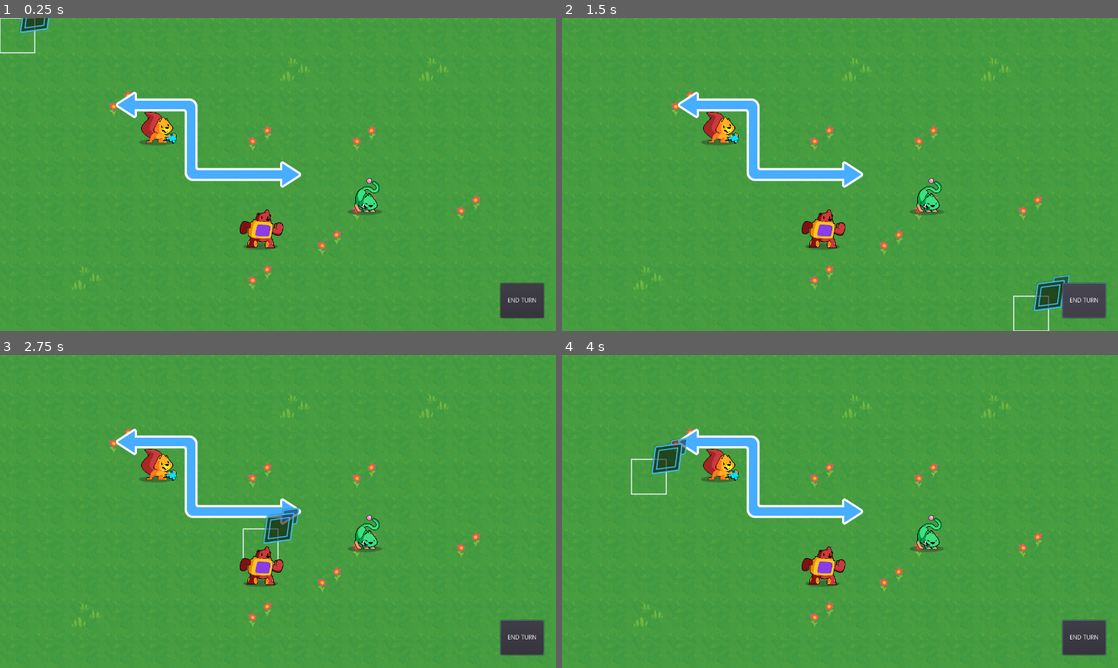
Above: before the commit, frames 1-4 (two rows, left to right).
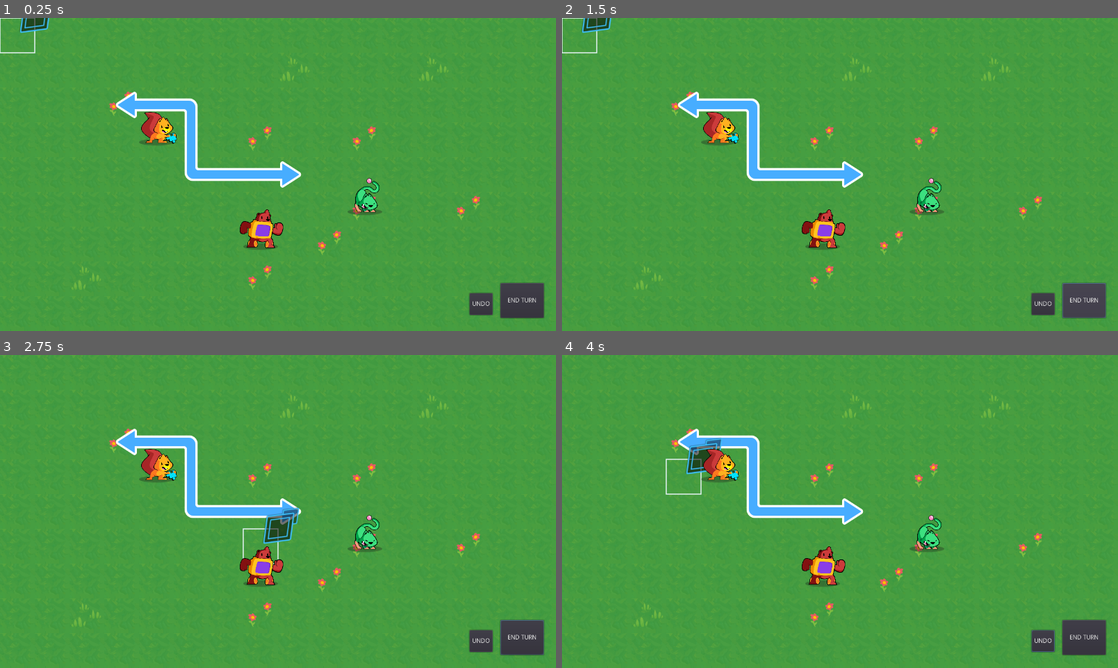
Above: after the commit, the same moments.

Repository: quaaludefood/lorelockers
Game: Godot game, scene res://Main.tscn
Two runs of this game, one before a commit and one after it. Both use one fixed random seed, a clock stepped at 60 frames per second and the inputs below.
Inputs (mouse positions are in pixels of both pictures, inside the frame that each line leads up to):
- Up to frame 1 (0.25 s): no input
- Up to frame 2 (1.5 s): click (1045, 302) at 0.5 s, where only the run after the commit has a clickable "UNDO"; click "END TURN" at 1.25 s
- Up to frame 3 (2.75 s): tap Enter (ui_accept) at 2, 2.27 s; move the mouse to (250, 574) at 2.02 s; press the mouse at (250, 574) at 2.03 s; hold Up (ui_up) from 2.03 s (still down)
- Up to frame 4 (4 s): tap Enter (ui_accept) at 2.75, 3.02, 3.5 s; move the mouse to (1006, 558) at 2.77 s; release the mouse at (1006, 558) at 2.78 s; click (1006, 558) at 2.85 s; move the mouse to (673, 464) at 3.52 s; release Up (ui_up) at 3.53 s; press the mouse at (673, 464) at 3.53 s; hold Left (ui_left) from 3.53 s (still down)

The runs differ from the first frame. In frame 1, 0.3% of the frame differs, in the area x 84-89%, y 87-96%; in frame 2, 1.0%; in frame 3, 0.3%; in frame 4, 1.4%, in the area x 12-98%, y 26-96%.
Error before the commit: Trying to assign value of type 'Node' to a variable of type 'Node2D'. (res://CombatAction/CombatAction.gd:5)
Error after the commit: Trying to assign value of type 'Node' to a variable of type 'Node2D'. (res://UserInterface/EndTurnButton.gd:4)

Commit message:
Undo button now working
Signed-off-by: plxpm5@gmail.com <philippa@thefusionworks.com>

Diff:
--- a/CombatAction/CombatAction.gd
+++ b/CombatAction/CombatAction.gd
@@ -3,19 +3,19 @@
 extends Node
 
 onready var rootnode: Node2D = get_tree().root.get_child(0)
-onready var gameboard: GameBoard = rootnode.get_node("GameBoard")
+#onready var gameboard: GameBoard = rootnode.get_node("GameBoard")
 
 var _friendly_units := []
 var _enemy_units := []
 
 
 # Called when the node enters the scene tree for the first time.
-func _ready() -> void:
-		for object in gameboard.get_children():
-			if object.is_class("Path2D"):
-				if object.is_friendly:
-					_friendly_units.append(object)
-				else:
-					_enemy_units.append(object)
+#func _ready() -> void:
+#		for object in gameboard.get_children():
+#			if object.is_class("Path2D"):
+#				if object.is_friendly:
+#					_friendly_units.append(object)
+#				else:
+#					_enemy_units.append(object)
 
 	#print("Number of friendly units: ", len(_friendly_units))
--- a/GameBoard/GameBoard.gd
+++ b/GameBoard/GameBoard.gd
@@ -12,15 +12,26 @@
 ## Mapping of coordinates of a cell to a reference to the unit it contains.
 var _units := {}
 var _active_unit: Unit
+var _last_moved_unit: Unit
+var _active_unit_starting_position :=  Vector2.ZERO
 var _walkable_cells := []
 
 onready var _unit_overlay: UnitOverlay = $UnitOverlay
 onready var _unit_path: UnitPath = $UnitPath
+onready var _undobutton: Button = get_node("../../UserInterface/UndoButton")
 
 
 func _ready() -> void:
 	_reinitialize()
+	_undobutton.connect("undo_pressed", self, "undo_move")
 
+func undo_move()-> void:
+
+	_units.erase(_last_moved_unit.cell)
+	_last_moved_unit.position = _active_unit_starting_position
+	_last_moved_unit.cell = grid.calculate_grid_coordinates(_active_unit_starting_position)
+	_last_moved_unit.set_can_move(true)
+	_units[_last_moved_unit.cell] = _last_moved_unit
 
 func _unhandled_input(event: InputEvent) -> void:
 	if _active_unit and event.is_action_pressed("ui_cancel"):
@@ -43,6 +54,7 @@
 ## Returns an array of cells a given unit can walk using the flood fill algorithm.
 func get_walkable_cells(unit: Unit) -> Array:
 	var array := []
+	print(" get_walkable_cells - unit can move" , unit.can_move)
 	if unit.can_move:
 		array = _flood_fill(unit.cell, unit.move_range)
 	else:
@@ -96,6 +108,9 @@
 	if is_occupied(new_cell) or not new_cell in _walkable_cells:
 		return
 	# warning-ignore:return_value_discarded
+
+	_active_unit_starting_position = grid.calculate_map_position(_active_unit.cell)
+	_last_moved_unit = _active_unit
 	_units.erase(_active_unit.cell)
 	_units[new_cell] = _active_unit
 	_deselect_active_unit()
--- a/Main.tscn
+++ b/Main.tscn
@@ -35,24 +35,26 @@
 
 [node name="Map" parent="." instance=ExtResource( 10 )]
 
-[node name="GameBoard" type="YSort" parent="."]
+[node name="UserInterface" parent="." instance=ExtResource( 11 )]
+
+[node name="GameBoard" type="YSort" parent="UserInterface"]
 script = ExtResource( 3 )
 grid = ExtResource( 4 )
 
-[node name="UnitOverlay" parent="GameBoard" instance=ExtResource( 5 )]
+[node name="UnitOverlay" parent="UserInterface/GameBoard" instance=ExtResource( 5 )]
 
-[node name="UnitPath" parent="GameBoard" instance=ExtResource( 6 )]
+[node name="UnitPath" parent="UserInterface/GameBoard" instance=ExtResource( 6 )]
 
-[node name="Cursor" parent="GameBoard" instance=ExtResource( 1 )]
+[node name="Cursor" parent="UserInterface/GameBoard" instance=ExtResource( 1 )]
 
-[node name="Squirrel" parent="GameBoard" instance=ExtResource( 2 )]
+[node name="Squirrel" parent="UserInterface/GameBoard" instance=ExtResource( 2 )]
 position = Vector2( 355.298, 298.556 )
 curve = SubResource( 3 )
 skin = ExtResource( 7 )
 move_range = 5
 skin_offset = Vector2( 6, 17 )
 
-[node name="Cat" parent="GameBoard" instance=ExtResource( 2 )]
+[node name="Cat" parent="UserInterface/GameBoard" instance=ExtResource( 2 )]
 position = Vector2( 850.293, 412.465 )
 curve = SubResource( 2 )
 skin = ExtResource( 9 )
@@ -60,16 +62,14 @@
 skin_offset = Vector2( 5, 12 )
 is_friendly = false
 
-[node name="Bear" parent="GameBoard" instance=ExtResource( 2 )]
+[node name="Bear" parent="UserInterface/GameBoard" instance=ExtResource( 2 )]
 position = Vector2( 600, 480 )
 curve = SubResource( 1 )
 skin = ExtResource( 8 )
 move_range = 3
 skin_offset = Vector2( 2, 9 )
 
-[node name="CombatAction" parent="GameBoard" instance=ExtResource( 12 )]
+[node name="CombatAction" parent="UserInterface/GameBoard" instance=ExtResource( 12 )]
 
-[node name="UserInterface" parent="." instance=ExtResource( 11 )]
-
-[connection signal="accept_pressed" from="GameBoard/Cursor" to="GameBoard" method="_on_Cursor_accept_pressed"]
-[connection signal="moved" from="GameBoard/Cursor" to="GameBoard" method="_on_Cursor_moved"]
+[connection signal="accept_pressed" from="UserInterface/GameBoard/Cursor" to="UserInterface/GameBoard" method="_on_Cursor_accept_pressed"]
+[connection signal="moved" from="UserInterface/GameBoard/Cursor" to="UserInterface/GameBoard" method="_on_Cursor_moved"]
--- a/Units/Unit.gd
+++ b/Units/Unit.gd
@@ -29,16 +29,11 @@
 
 func _ready() -> void:
 	set_process(false)
-
-	print(self.get_name(), "unit _ready!")
 	self.cell = grid.calculate_grid_coordinates(position)
 	position = grid.calculate_map_position(cell)
 
-	# We create the curve resource here because creating it in the editor prevents us from
-	# moving the unit.
 	if not Engine.editor_hint:
 		curve = Curve2D.new()
-
 
 
 func _process(delta: float) -> void:
@@ -51,7 +46,6 @@
 		curve.clear_points()
 		emit_signal("walk_finished")
 		self.set_can_move(false)
-		print(self.get_name(), "- walk_finished ")
 
 func set_cell(value: Vector2) -> void:
 	cell = grid.clamp(value)
@@ -96,6 +90,8 @@
 func _on_AttackButton_has_attacked() -> void:
 	set_can_attack(false)
 
+
+
 func walk_along(path: PoolVector2Array) -> void:
 	if path.empty():
 		return
--- a/UserInterface/AttackButton.gd
+++ b/UserInterface/AttackButton.gd
@@ -9,12 +9,10 @@
 
 
 func _on_AttackButton_button_up() -> void:
-	print("Clicked!")
 	emit_signal("has_attacked")
 
 
 
 
 func _on_Unit_walk_finished() -> void:
-	print("walk finished!")
 	self.visible = true
--- a/UserInterface/AttackButton.tscn
+++ b/UserInterface/AttackButton.tscn
@@ -3,7 +3,7 @@
 [ext_resource path="res://UserInterface/AttackButton.gd" type="Script" id=1]
 
 [node name="AttackButton" type="Button"]
-margin_right = 228.0
+margin_right = 200.0
 margin_bottom = 35.0
 script = ExtResource( 1 )
 __meta__ = {
--- a/UserInterface/EndTurnButton.gd
+++ b/UserInterface/EndTurnButton.gd
@@ -2,7 +2,7 @@
 extends Button
 
 onready var rootnode: Node2D = get_tree().root.get_child(0)
-onready var gameboard: GameBoard = rootnode.get_node("GameBoard")
+onready var gameboard: GameBoard = rootnode.get_node("UserInterface/GameBoard")
 
 func _on_Button_button_up() -> void:
 	print(gameboard)
--- /dev/null
+++ b/UserInterface/UndoButton.gd
@@ -0,0 +1,9 @@
+class_name UndoButton
+extends Button
+
+
+signal undo_pressed
+
+
+func _on_UndoButton_button_up() -> void:
+	emit_signal("undo_pressed")
--- /dev/null
+++ b/UserInterface/UndoButton.tscn
@@ -0,0 +1,12 @@
+[gd_scene load_steps=2 format=2]
+
+[ext_resource path="res://UserInterface/UndoButton.gd" type="Script" id=1]
+
+[node name="UndoButton" type="Button"]
+margin_right = 53.0
+margin_bottom = 50.0
+text = "UNDO"
+script = ExtResource( 1 )
+__meta__ = {
+"_edit_use_anchors_": false
+}
--- a/UserInterface/UserInterface.tscn
+++ b/UserInterface/UserInterface.tscn
@@ -1,6 +1,7 @@
-[gd_scene load_steps=2 format=2]
+[gd_scene load_steps=3 format=2]
 
 [ext_resource path="res://UserInterface/EndTurnButton.tscn" type="PackedScene" id=1]
+[ext_resource path="res://UserInterface/UndoButton.tscn" type="PackedScene" id=2]
 
 [node name="UserInterface" type="Control"]
 anchor_right = 1.0
@@ -9,8 +10,17 @@
 "_edit_use_anchors_": false
 }
 
+[node name="UndoButton" parent="." instance=ExtResource( 2 )]
+margin_left = 1081.0
+margin_top = 633.0
+margin_right = 1134.0
+margin_bottom = 683.0
+
 [node name="EndTurnButton" parent="." instance=ExtResource( 1 )]
 margin_left = 1152.0
 margin_top = 610.0
 margin_right = 1252.0
 margin_bottom = 690.0
+
+[connection signal="button_up" from="UndoButton" to="UndoButton" method="_on_UndoButton_button_up"]
+[connection signal="undo_pressed" from="UndoButton" to="UndoButton" method="_on_UndoButton_undo_pressed"]
--- a/project.godot
+++ b/project.godot
@@ -44,6 +44,11 @@
 "language": "GDScript",
 "path": "res://GameBoard/Pathfinder.gd"
 }, {
+"base": "Button",
+"class": "UndoButton",
+"language": "GDScript",
+"path": "res://UserInterface/UndoButton.gd"
+}, {
 "base": "Path2D",
 "class": "Unit",
 "language": "GDScript",
@@ -67,6 +72,7 @@
 "GameBoard": "",
 "Grid": "",
 "PathFinder": "",
+"UndoButton": "",
 "Unit": "",
 "UnitOverlay": "",
 "UnitPath": ""
